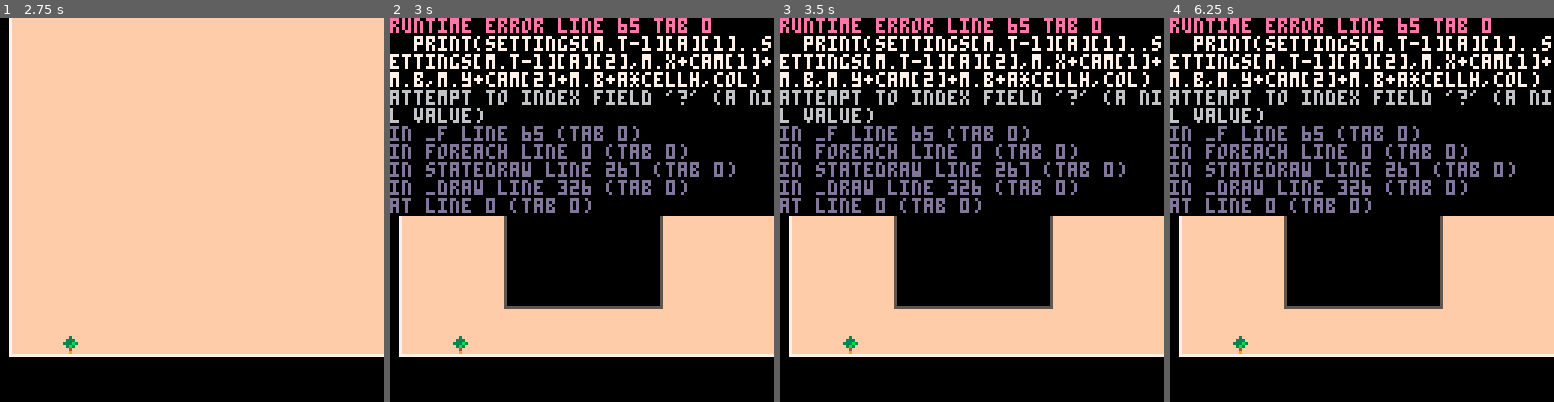
Above: before the commit, frames 1-4 (left to right).
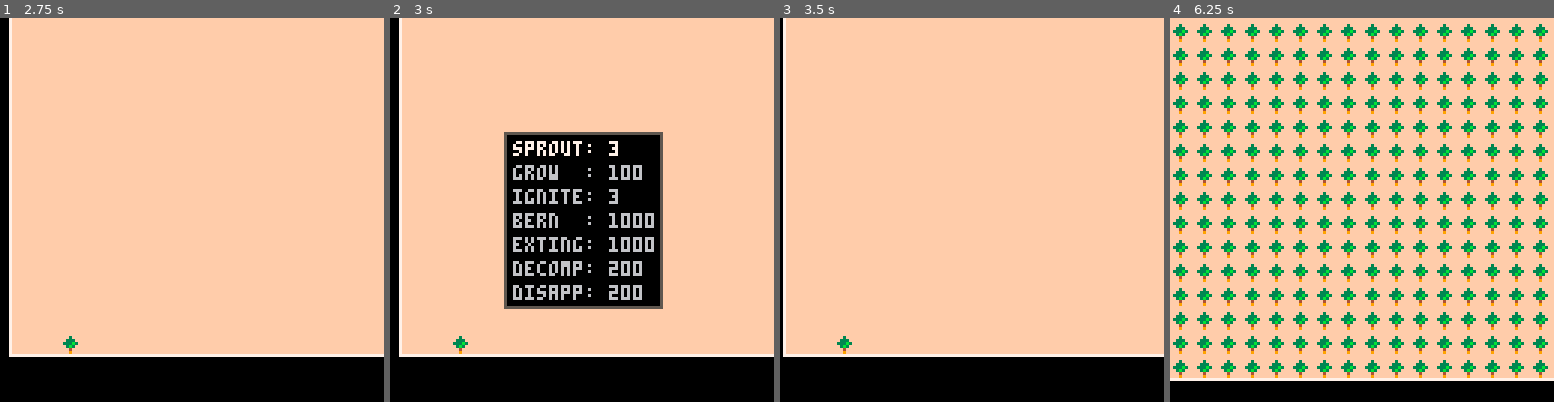
Above: after the commit, the same moments.

Repository: arnodick/castle
Game: PICO-8 cartridge forestfire.p8
Same seed, same stepped clock (60 frames per second), same inputs: the game is played once before the commit and once after it.
Inputs:
- Up to frame 1 (2.75 s): tap O (Z key) at 0.33, 0.7, 1.43, 2.22 s; tap X (X key) at 1.07, 2.07, 2.4, 2.73 s; hold Left 1.97-2.37 s; hold Down from 2.42 s (still down)
- Up to frame 2 (3 s): release Down at 2.82 s; hold Right from 2.87 s (still down)
- Up to frame 3 (3.5 s): keep holding Right; tap X (X key) at 3.07, 3.4 s; tap O (Z key) at 3.1 s
- Up to frame 4 (6.25 s): release Right at 3.53 s; hold Up 3.58-4.08 s; tap X (X key) every 0.33 s from 3.73 to 6.07 s; tap O (Z key) at 3.98, 4.87, 5.75 s; hold Right 4.13-4.53 s; hold Down 4.58-5.08 s; hold Left 5.13-5.8 s; hold Up 5.85-6.18 s; hold Left from 6.23 s (still down)

Frame 1 is identical in both runs. In frame 2, 48% of the frame differs, in the area x 0-100%, y 0-74%; in frame 3, 62%; in frame 4, 75%, in the area x 0-100%, y 0-95%.
Error before the commit: runtime error line 65 tab 0; print(settings[m.t-1][a][1]..settings[m.t-1][a][2],m.x+cam[1]+m.b,m.y+cam[2]+m.b+a*cellh,col); attempt to index field '?' (a nil v…

Commit message:
donish. need cleanup

Diff:
--- a/forestfire.p8
+++ b/forestfire.p8
@@ -21,12 +21,13 @@
 	debug_l[8]="camy:"..cam[2]
 --	debug_l[9]="settings:"..settings[1]
 --	debug_l[10]="timestep:"..timestep
-	debug_l[11]="gene prob:"..probs[0]
-	debug_l[12]="grow prob:"..probs[1]
-	debug_l[13]="igni prob:"..probs[2]
-	debug_l[14]="exti prob:"..probs[3]
-	debug_l[15]="deco prob:"..probs[4]
-	debug_l[16]="dest prob:"..probs[5]
+	debug_l[11]="sprt prob:"..settings[1][0][2]
+	debug_l[12]="grow prob:"..settings[1][1][2]
+	debug_l[13]="igni prob:"..settings[1][2][2]
+	debug_l[14]="burn prob:"..settings[1][3][2]
+	debug_l[15]="exti prob:"..settings[1][4][2]
+	debug_l[16]="deco prob:"..settings[1][5][2]
+	debug_l[17]="dest prob:"..settings[1][6][2]
 end
 
 function rndint(n)
@@ -96,10 +97,10 @@
 	if btn(4) then ms=10 end
 
 	if m.t==2 then
-		if     btnp(0) then probs[m.sel]-=ms
-		elseif btnp(1) then probs[m.sel]+=ms
-		end
-		probs[m.sel]=clampoverflow(probs[m.sel],0,1000)
+		if     btnp(0) then settings[1][m.sel][2]-=ms
+		elseif btnp(1) then settings[1][m.sel][2]+=ms
+		end
+		settings[1][m.sel][2]=clampoverflow(settings[1][m.sel][2],0,1000)
 	elseif m.t==1 then
 		if     btnp(0) then settings[0][m.sel][2]-=ms
 		elseif btnp(1) then settings[0][m.sel][2]+=ms
@@ -161,7 +162,7 @@
 	for y=0,mh-1 do
 		for x=0,mw-1 do
 			local cell=mget(x,y)
-			local chance=probs[cell]
+			local chance=settings[1][cell][2]
 			if cell==0 then
 				if settings[0][1][2]==2 then
 					if checkneighbours(x,y,2)>0 then
@@ -219,23 +221,17 @@
 	settings[0][4]={"palette:"  ,1   ,1,2}
 	settings[0][5]={"algo burn:",1000,0,1000}--algo burn
 
-	probs={}
-	probs[0]=2
-	probs[1]=100
-	probs[2]=3
-	probs[3]=1000
-	probs[4]=1000
-	probs[5]=200
-	probs[6]=200
-
-	titles={}
-	titles[0]="sprout: "
-	titles[1]="grow  : "
-	titles[2]="ignite: "
-	titles[3]="bern  : "
-	titles[4]="exting: "
-	titles[5]="decomp: "
-	titles[6]="disapp: "
+	for a=0,6 do
+		settings[1][a]={}
+	end
+	--probability settings
+	settings[1][0]={"sprout: ",2     ,0,1000}
+	settings[1][1]={"grow  : ",100   ,0,1000}
+	settings[1][2]={"ignite: ",3     ,0,1000}
+	settings[1][3]={"bern  : ",1000  ,0,1000}
+	settings[1][4]={"exting: ",1000  ,0,1000}
+	settings[1][5]={"decomp: ",200   ,0,1000}
+	settings[1][6]={"disapp: ",200   ,0,1000}
 
 	if s==1 then
 		music(0)
@@ -303,7 +299,7 @@
 --				reload(0x0000,0x0000,0x00f0)
 				makemenu(2,38,38,52,58,3)
 --				makemenu(2,5,6,52,50,3)--64x64 mode
-				sendtomenu(menus[1],probs)
+--				sendtomenu(menus[1],probs)
 			end
 		else
 			foreach(menus,controlmenu)
